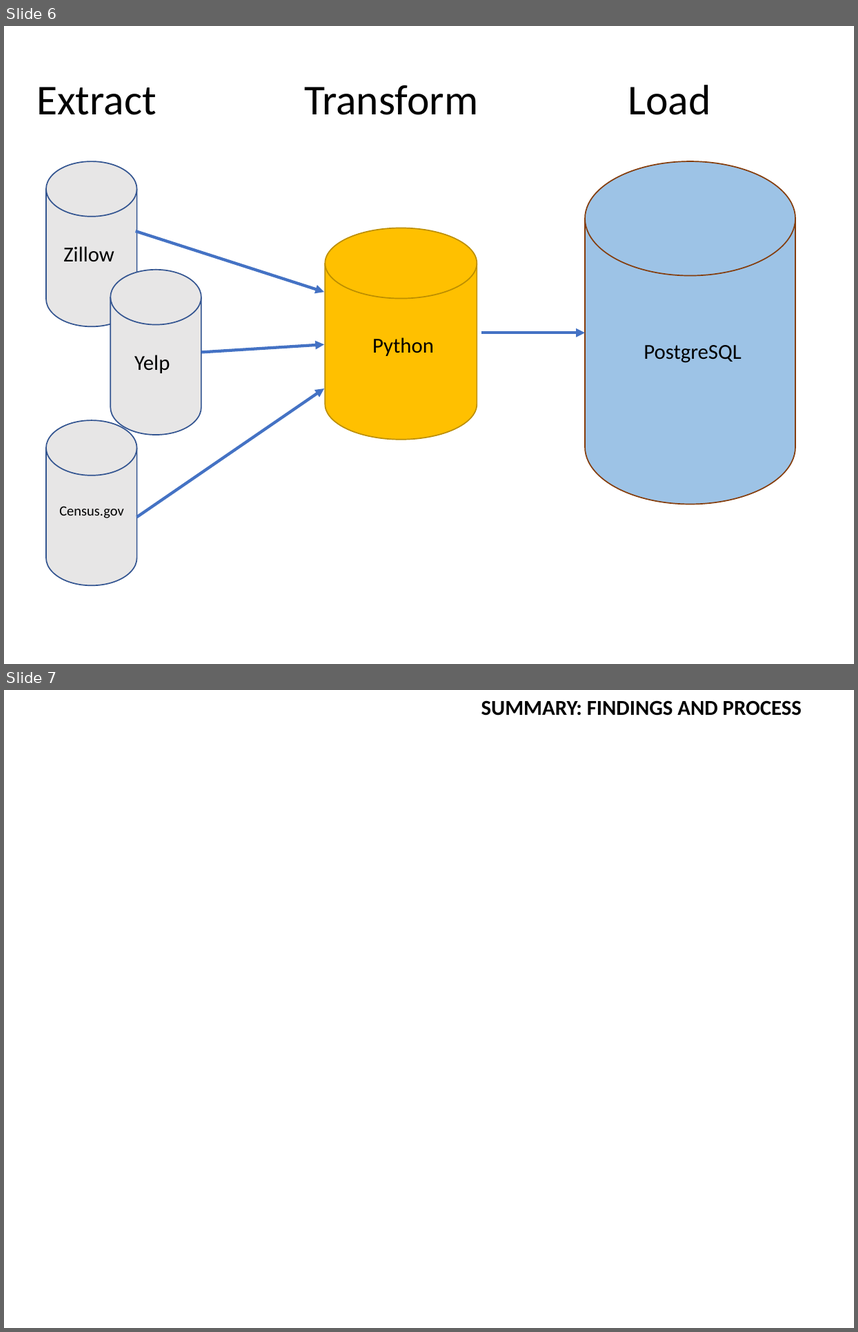
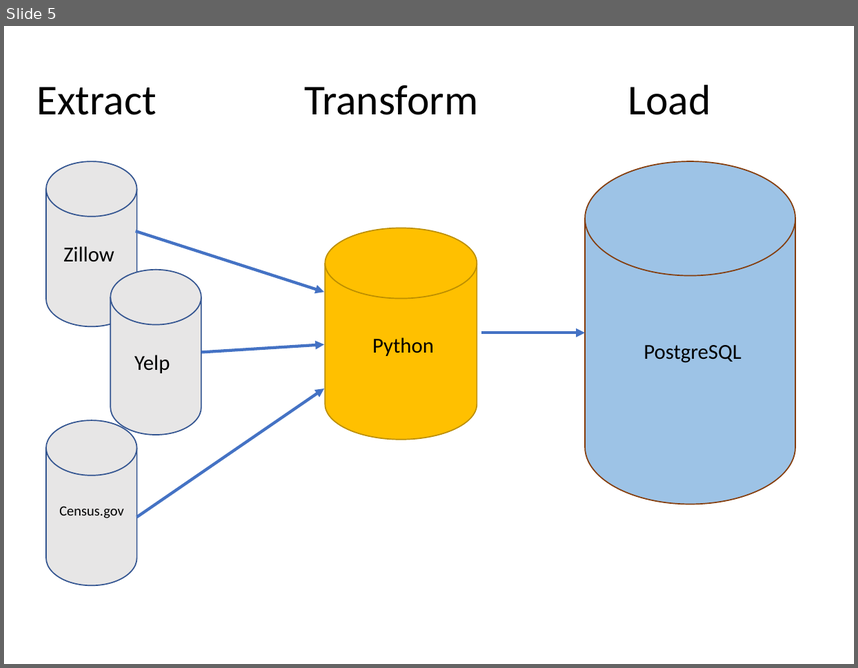
Before and after one commit to abrahambenaim/ETL-Project, a slide deck: ETL Project - CHAMPS.pptx. Shown one above the other, each under a label of ours: slides 6 and 7 before the commit, slide 5 after it. The pictures are 858x1332 and 858x668 pixels, drawn with LibreOffice and Linux fonts; fonts in the diff are those of the drawing; background and template pictures are left out. Boxes give left, top, right and bottom in pixels: in the first picture for what was removed or moved away, otherwise in the second. Text is boxed around its words. In the diff, an @@ line names an element or a change of style, - is before the commit and + after.

```diff
--- a/ETL Project - CHAMPS.pptx
+++ b/ETL Project - CHAMPS.pptx
@@ slide 7 removed at (4, 690, 854, 1328), background picture (left out) @@
@@ text removed at (481, 700, 802, 716) @@
-SUMMARY: FINDINGS AND PROCESS
@@ what was slide 6 is now slide 5 @@
```
Also in this commit, not shown: 4 slides changed, 4 slides added.
